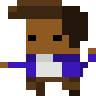
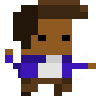
Layer changes from the first 96 × 96 image to the second:
painted on "Ebene 1" over [0, 0, 96, 96]
removed layer "Hintergrund" over [0, 0, 96, 96]
